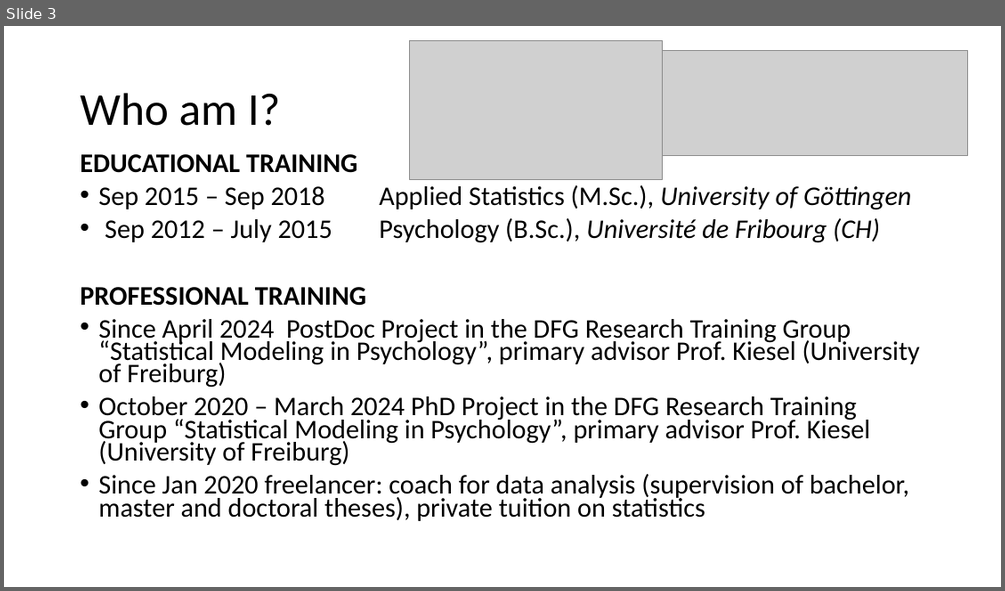
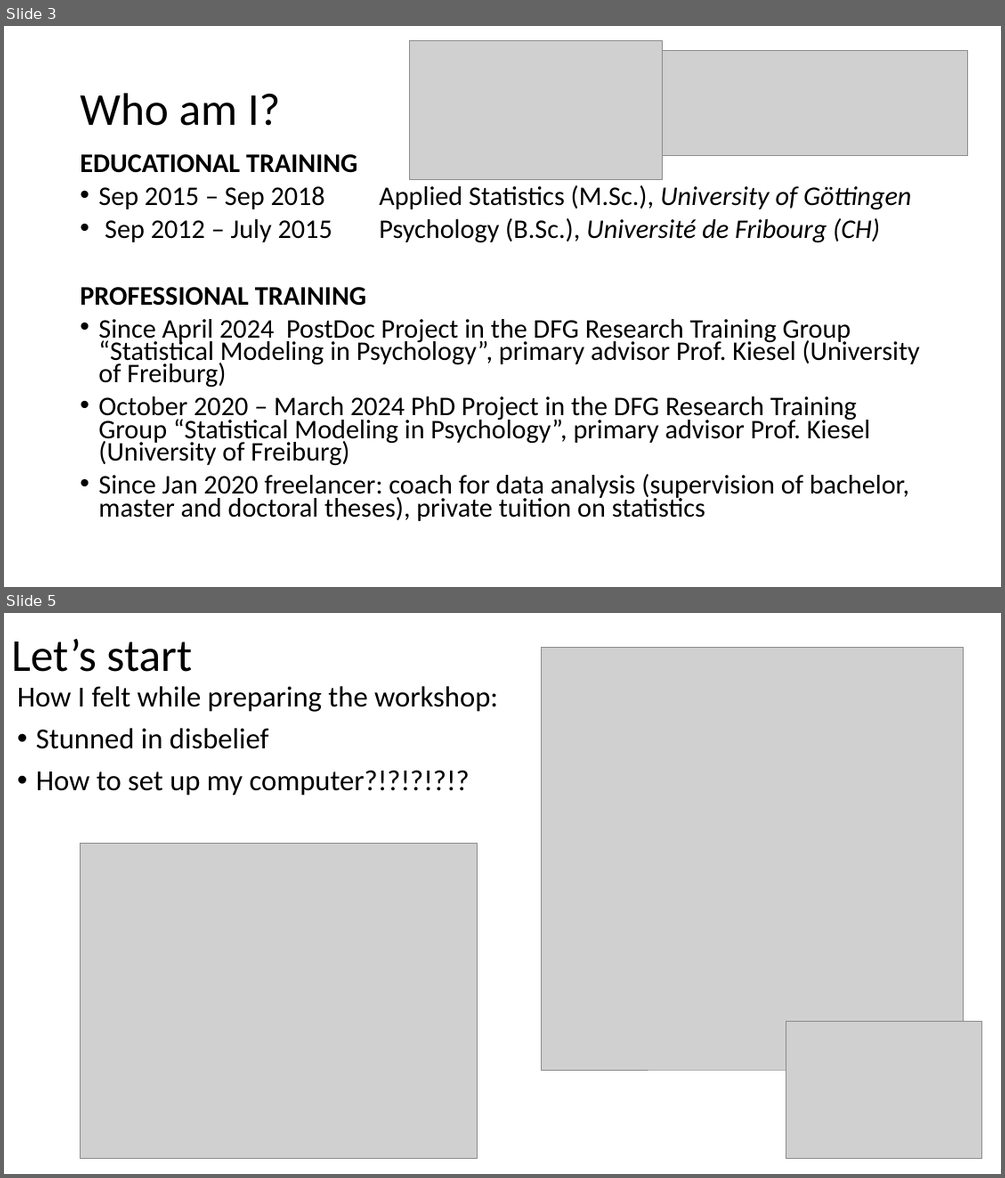
Before and after one commit to FennStatistics/introductory-workshop-in-LLMs, a slide deck: welcome slides.pptx. Shown one above the other, each under a label of ours: slide 3 before the commit, slides 3 and 5 after it; the slides between them are not shown. The pictures are 1005x591 and 1005x1178 pixels, drawn with LibreOffice and Linux fonts; fonts in the diff are those of the drawing; grey boxes stand for pictures. Boxes give left, top, right and bottom in pixels: in the first picture for what was removed or moved away, otherwise in the second. Text is boxed around its words. In the diff, an @@ line names an element or a change of style, - is before the commit and + after.

```diff
--- a/welcome slides.pptx
+++ b/welcome slides.pptx
@@ slide 5 added at <box>4,613,1001,1174</box>, background #FFFFFF @@
@@ title added at <box>11,639,192,672</box>, 44 pt, text #000000 @@
+Let’s start
@@ picture added at <box>541,648,963,1070</box> @@
@@ text added at <box>17,686,498,795</box>, 28 pt, text #000000 @@
+How I felt while preparing the workshop:
+• Stunned in disbelief
+• How to set up my computer?!?!?!?!?
@@ picture added at <box>81,844,477,1159</box> @@
@@ picture added at <box>786,1022,982,1159</box> @@
```
Also in this commit, not shown: 1 slide changed, 1 other slide added, 2 slides removed, 11 other files.
